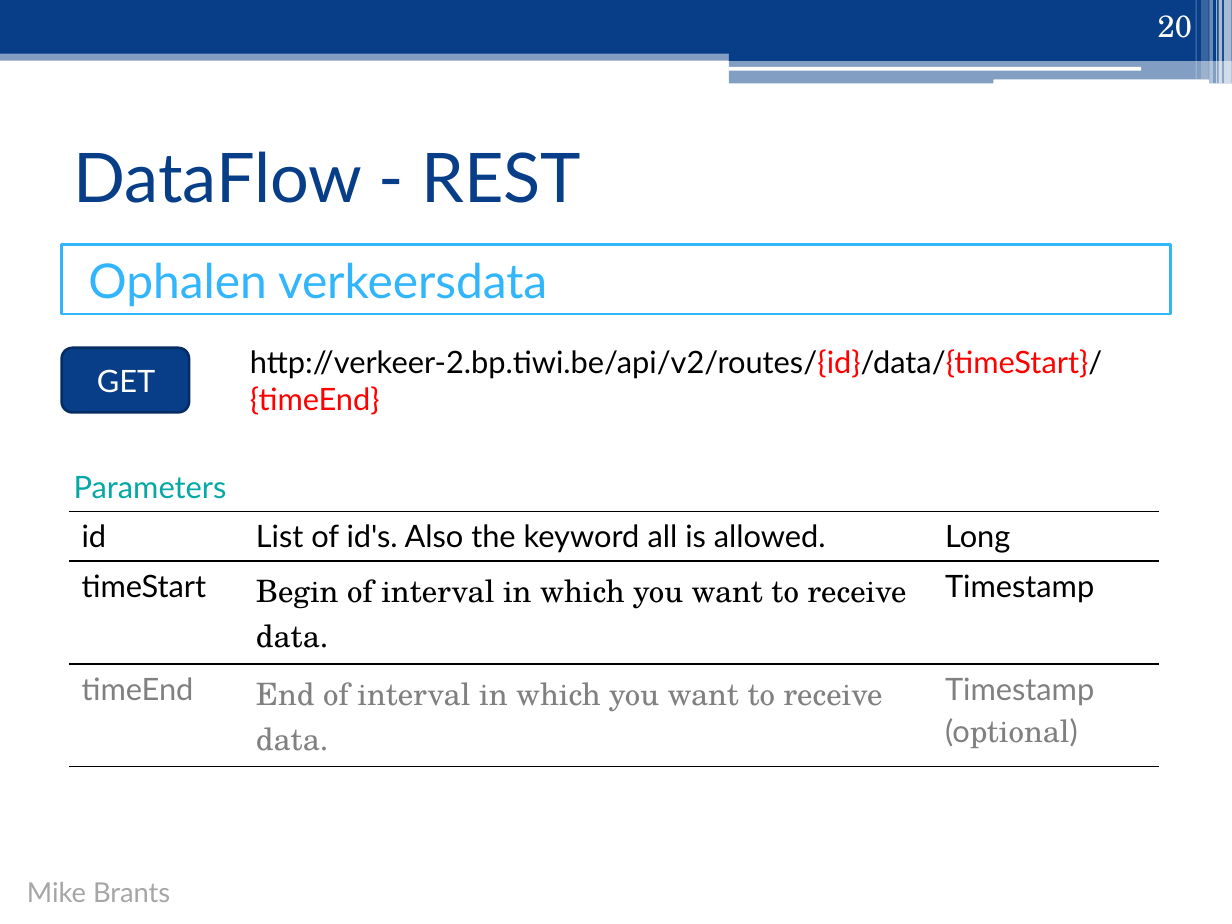
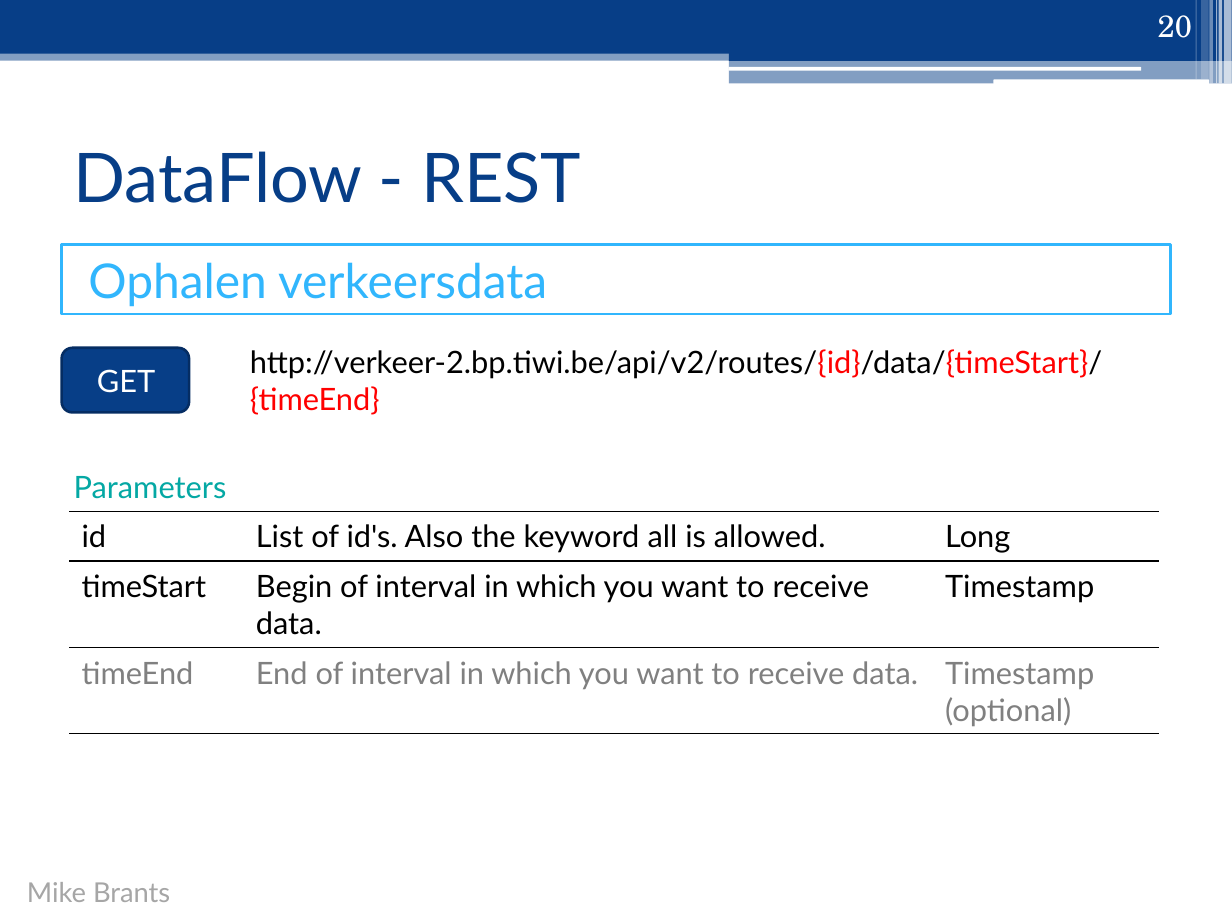
Before and after one commit to ghentlivinglab/Traffic-Travel-Time-Analyzer-2, a slide deck: slide 20 of Analyse/Presentatie/Sprint1.pptx. Drawn at 1232x924 pixels with LibreOffice and Linux fonts; fonts in the diff are those of the drawing. Boxes give left, top, right and bottom in pixels: in the first picture for what was removed or moved away, otherwise in the second. Text is boxed around its words. In the diff, an @@ line names an element or a change of style, - is before the commit and + after.

```diff
--- a/Analyse/Presentatie/Sprint1.pptx
+++ b/Analyse/Presentatie/Sprint1.pptx
@@ table at [69, 511, 1159, 734] @@
@@ font TeX Gyre Schola to Lato in "Begin of interval in which you want ...", "End of interval in which you want ...", "(optional)" @@
```
Also in this commit, not shown: 4 other slides changed.
